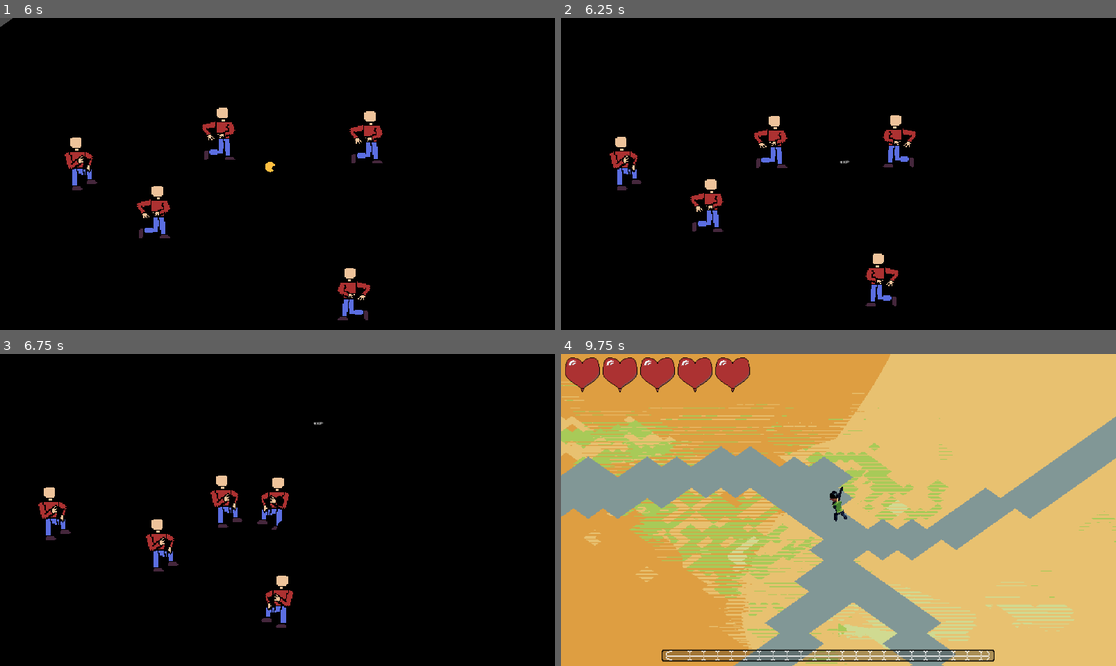
Above: before the commit, frames 1-4 (two rows, left to right).
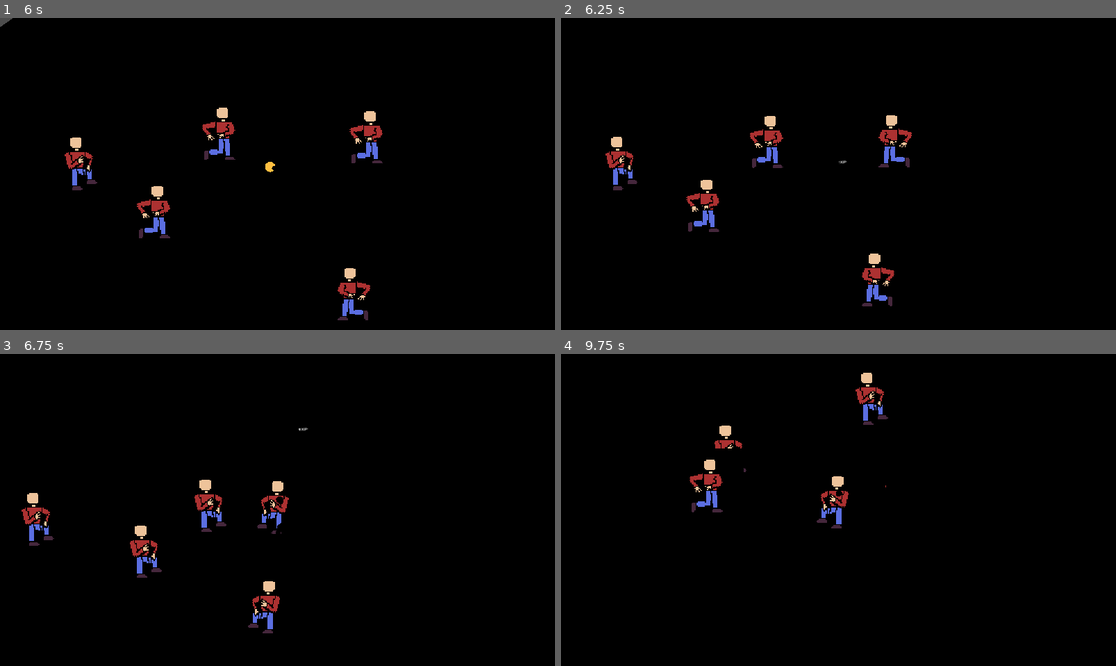
Above: after the commit, the same moments.

Repository: LargeMitchell/GMTKJAM2024
Game: Godot game, scene res://level/Gym/GymTim.tscn
The game is run twice, just before and just after one commit, with the same random seed, the same clock (stepped at 60 frames per second) and the same inputs. This scene is started directly instead of the project's main scene.
Inputs (mouse positions are in pixels of both pictures, inside the frame that each line leads up to):
- Up to frame 1 (6 s): tap Enter (ui_accept) at 0.5, 0.77, 1.52, 2.75, 3.02, 3.77, 4.52 s; move the mouse to (399, 158) at 0.52 s; press the mouse at (399, 158) at 0.53 s; hold D (right) 0.53-1.28 s; move the mouse to (166, 189) at 1.27 s; release the mouse at (166, 189) at 1.28 s; hold S (down) 1.28-2.03 s; right-click (166, 189) at 1.35 s; move the mouse to (333, 105) at 2.02 s; press the mouse at (333, 105) at 2.03 s; hold D (right) 2.03-2.78 s; move the mouse to (249, 236) at 2.77 s; release the mouse at (249, 236) at 2.78 s; hold W (up) 2.78-3.53 s; right-click (249, 236) at 2.85 s; move the mouse to (444, 220) at 3.52 s; press the mouse at (444, 220) at 3.53 s; hold A (left) 3.53-5.03 s; move the mouse to (111, 127) at 4.27 s; release the mouse at (111, 127) at 4.28 s; right-click (111, 127) at 4.35 s; move the mouse to (305, 174) at 5.02 s; press the mouse at (305, 174) at 5.03 s; hold S (down) 5.03-5.78 s; move the mouse to (194, 96) at 5.77 s; release the mouse at (194, 96) at 5.78 s; hold D (right) from 5.78 s (still down); right-click (194, 96) at 5.85 s
- Up to frame 2 (6.25 s): keep holding D (right); tap Enter (ui_accept) at 6.02 s
- Up to frame 3 (6.75 s): move the mouse to (399, 494) at 6.52 s; release D (right) at 6.53 s; press the mouse at (399, 494) at 6.53 s; hold W (up) from 6.53 s (still down)
- Up to frame 4 (9.75 s): tap Enter (ui_accept) at 6.77, 7.52, 9.02 s; move the mouse to (727, 525) at 7.27 s; release W (up) at 7.28 s; release the mouse at (727, 525) at 7.28 s; hold D (right) 7.28-8.03 s; right-click (727, 525) at 7.35 s; move the mouse to (894, 441) at 8.02 s; press the mouse at (894, 441) at 8.03 s; hold S (down) 8.03-8.78 s; move the mouse to (810, 572) at 8.77 s; release the mouse at (810, 572) at 8.78 s; hold A (left) 8.78-9.5 s; right-click (810, 572) at 8.85 s; click (688, 494) at 9.5 s, where only the run before the commit has a clickable "RESTART"

Frame 1 is identical in both runs. In frame 2, 1.9% of the frame differs, in the area x 8-64%, y 31-93%; in frame 3, 2.7%; in frame 4, 100%, in the area x 0-100%, y 0-100%.

Commit message:
Speed multiplier when leveling up

Diff:
--- a/player/player.gd
+++ b/player/player.gd
@@ -103,3 +103,4 @@
 
 func on_level_up(new_level):
 	play_audio(levelup_stream_player)
+	SPEED *= 1.4
